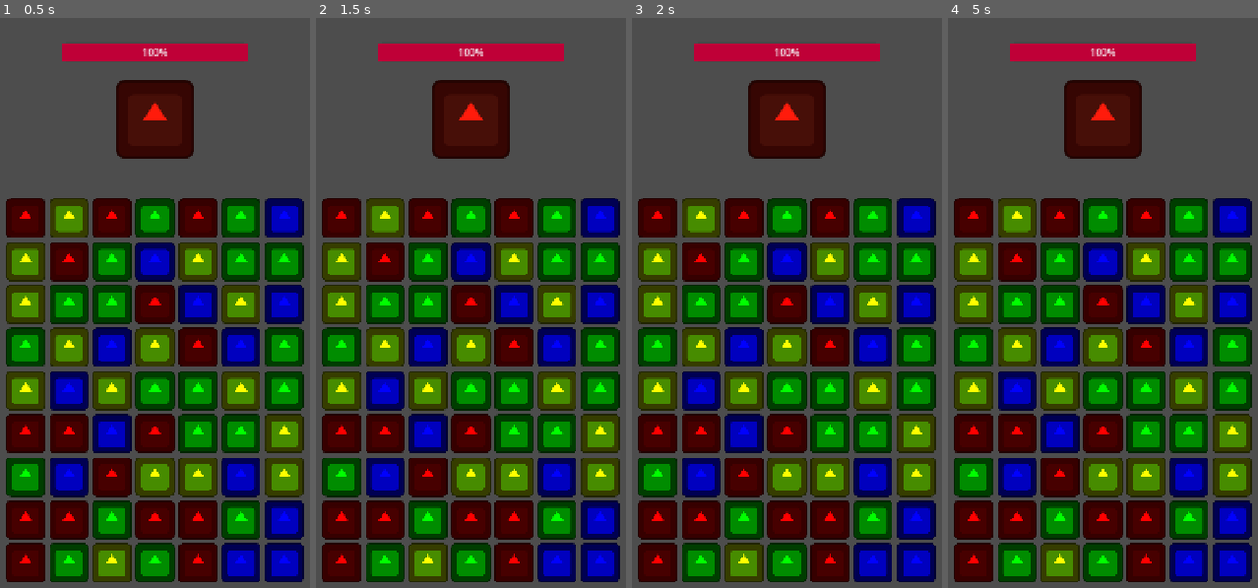
Above: before the commit, frames 1-4 (left to right).
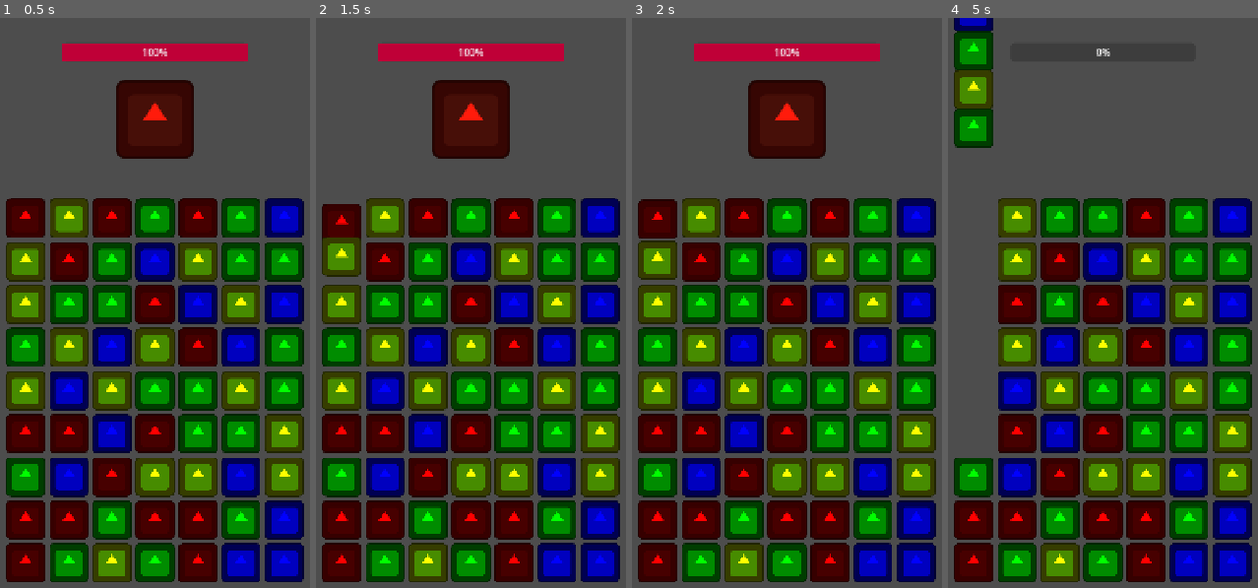
Above: after the commit, the same moments.

Repository: Santicavaliere/Match3-Combat-Prototype
Game: Godot game, scene res://Scenes/Game/GameLevel.tscn
Same seed, same stepped clock (60 frames per second), same inputs: the game is played once before the commit and once after it. Before the commit the project has no main scene; this scene is started directly in both runs. The engine's default icon, where the game draws it, is replaced by a stand-in: a white triangle on a blue panel in a dark square.
Inputs (mouse positions are in pixels of both pictures, inside the frame that each line leads up to):
- Up to frame 1 (0.5 s): no input
- Up to frame 2 (1.5 s): tap Enter at 0.5 s; move the mouse to (340, 217) at 0.52 s; click (340, 217) at 0.67 s; tap Space at 1.25 s; move the mouse to (340, 263) at 1.27 s; click (340, 263) at 1.42 s
- Up to frame 3 (2 s): no input
- Up to frame 4 (5 s): move the mouse to (972, 303) at 2.02 s; click (972, 303) at 2.17 s; tap Enter at 2.75 s; move the mouse to (972, 348) at 2.77 s; click (972, 348) at 2.92 s; move the mouse to (972, 388) at 3.52 s; click (972, 388) at 3.67 s; move the mouse to (972, 434) at 4.27 s; click (972, 434) at 4.42 s

Frame 1 is identical in both runs. In frame 2, 0.7% of the frame differs, in the area x 1-15%, y 31-47%; in frame 3, 0.2%; in frame 4, 17%, in the area x 1-80%, y 0-77%.

Commit message:
Final version: Fixed touch inputs and combat hook

Diff:
--- a/Scripts/Grid/Piece.gd
+++ b/Scripts/Grid/Piece.gd
@@ -33,10 +33,7 @@
 ## Input callback connected to the child Area2D node.
 ## Detects Left Mouse Button clicks OR Touch inputs on mobile.
 func _on_area_2d_input_event(_viewport, event, _shape_idx):
-	var is_mouse_click = event is InputEventMouseButton and event.pressed and event.button_index == MOUSE_BUTTON_LEFT
-
-	var is_touch_tap = event is InputEventScreenTouch and event.pressed
-
-	if is_mouse_click or is_touch_tap:
+	# Solo escuchamos el evento de Mouse (que ahora incluye al dedo gracias a la emulación)
+	if event is InputEventMouseButton and event.pressed and event.button_index == MOUSE_BUTTON_LEFT:
 		print("Input detected on piece: ", grid_x, ",", grid_y)
-		piece_selected.emit(self) # Sintaxis moderna de Godot 4 para emitir señales
+		piece_selected.emit(self)
--- a/project.godot
+++ b/project.godot
@@ -11,6 +11,7 @@
 [application]
 
 config/name="Match3_Combat_Prototype"
+run/main_scene="uid://j4kd1bj715qk"
 config/features=PackedStringArray("4.4", "Mobile")
 config/icon="res://icon.svg"
 
@@ -26,6 +27,7 @@
 window/size/viewport_height=1280
 window/stretch/mode="canvas_items"
 window/stretch/aspect="expand"
+window/handheld/orientation=1
 
 [input_devices]
 
@@ -34,3 +36,4 @@
 [rendering]
 
 renderer/rendering_method="mobile"
+textures/vram_compression/import_etc2_astc=true
Not shown, added: export_presets.cfg
Not shown, added: debug.keystore
